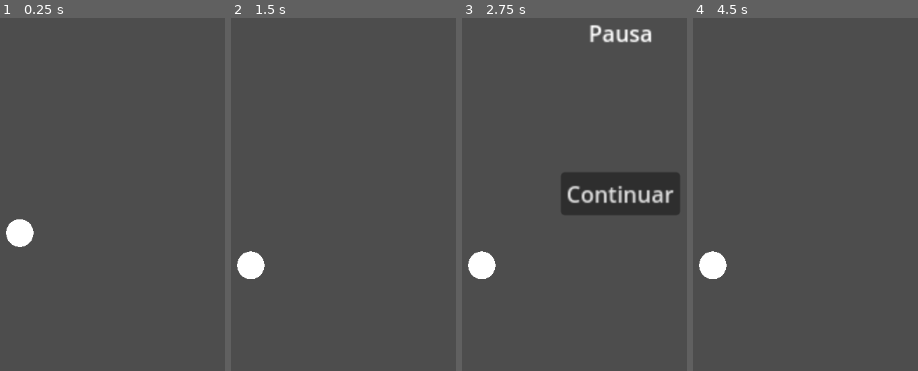
Above: before the commit, frames 1-4 (left to right).
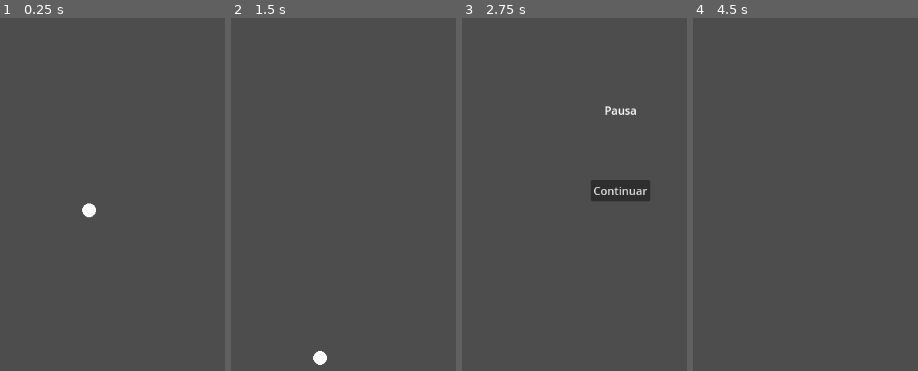
Above: after the commit, the same moments.

Repository: benjaNygit/Godot-ball-jump
Game: Godot game, scene res://Scenes/main.tscn
Two runs of this game, one before a commit and one after it. Both use one fixed random seed, a clock stepped at 60 frames per second and the inputs below. The project has no main scene, so this scene is started directly.
Inputs:
- Up to frame 1 (0.25 s): no input
- Up to frame 2 (1.5 s): tap Enter (ui_accept) at 0.5, 0.6 s; tap Space (Jump, bound only after the commit) at 0.77, 0.8, 1.07 s; click "Continuar" at 1.25 s
- Up to frame 3 (2.75 s): tap Enter (ui_accept) at 2, 2.3 s; tap Space (Jump, bound only after the commit) at 2.1, 2.27, 2.57 s
- Up to frame 4 (4.5 s): click "Continuar" at 2.75 s; tap Enter (ui_accept) at 3.5, 3.6 s; tap Space (Jump, bound only after the commit) at 3.8 s; click "Continuar" at 4.25 s

The runs differ from the first frame. In frame 1, 1.0% of the frame differs, in the area x 2-43%, y 52-65%; in frame 2, 1.0%; in frame 3, 6.7%, in the area x 2-97%, y 1-74%; in frame 4, 0.8%.

Commit message:
Ajustes en los controler y el player controller

Diff:
--- a/Scenes/main.tscn
+++ b/Scenes/main.tscn
@@ -6,8 +6,16 @@
 [sub_resource type="RectangleShape2D" id="RectangleShape2D_uuw1y"]
 size = Vector2(203, 20)
 
+[sub_resource type="RectangleShape2D" id="RectangleShape2D_6cklk"]
+size = Vector2(189, 20)
+
 [node name="Main" type="Node2D"]
 script = ExtResource("1_2wh22")
+
+[node name="Main Camera" type="Camera2D" parent="."]
+
+[node name="Player" parent="." instance=ExtResource("1_3mhav")]
+position = Vector2(-100, 0)
 
 [node name="Pause Menu" type="Control" parent="."]
 process_mode = 3
@@ -51,20 +59,17 @@
 grow_vertical = 2
 text = "Continuar"
 
-[node name="Player" parent="." instance=ExtResource("1_3mhav")]
-position = Vector2(-100, 0)
+[node name="Limit Superior" type="StaticBody2D" parent="."]
 
-[node name="StaticBody2D" type="StaticBody2D" parent="."]
-
-[node name="CollisionShape2D2" type="CollisionShape2D" parent="StaticBody2D"]
-position = Vector2(-62, -153)
+[node name="CollisionShape2D" type="CollisionShape2D" parent="Limit Superior"]
+position = Vector2(-102, -334)
 shape = SubResource("RectangleShape2D_uuw1y")
 
-[node name="CollisionShape2D" type="CollisionShape2D" parent="StaticBody2D"]
-position = Vector2(2, 76)
-shape = SubResource("RectangleShape2D_uuw1y")
+[node name="Kill Zone" type="Area2D" parent="."]
 
-[node name="Camera2D" type="Camera2D" parent="."]
-zoom = Vector2(2, 2)
+[node name="CollisionShape2D" type="CollisionShape2D" parent="Kill Zone"]
+position = Vector2(-95, 334)
+shape = SubResource("RectangleShape2D_6cklk")
+debug_color = Color(0.941176, 0, 0, 0.419608)
 
 [connection signal="pressed" from="Pause Menu/Button" to="." method="unpause"]
--- a/Scripts/GameController.gd
+++ b/Scripts/GameController.gd
@@ -4,8 +4,11 @@
 func _input(event):
 	if Input.is_action_just_pressed("Pause"):
 		if not get_tree().paused:
-			$"Pause Menu".show()
-			get_tree().paused = not get_tree().paused
+			pause()
+
+func pause():
+	$"Pause Menu".show()
+	get_tree().paused = not get_tree().paused
 
 # Despausar el juego
 func unpause():
--- a/Scripts/PlayerController.gd
+++ b/Scripts/PlayerController.gd
@@ -12,7 +12,7 @@
 	velocity.y += gravity * delta
 
 	# Handle Jump.
-	if Input.is_action_just_pressed("ui_accept") and is_on_floor():
+	if Input.is_action_just_pressed("Jump"):
 		velocity.y = JUMP_VELOCITY
 
 	move_and_slide()
--- a/project.godot
+++ b/project.godot
@@ -24,5 +24,13 @@
 "deadzone": 0.5,
 "events": [Object(InputEventKey,"resource_local_to_scene":false,"resource_name":"","device":-1,"window_id":0,"alt_press …(182 unchanged characters)…
 , Object(InputEventKey,"resource_local_to_scene":false,"resource_name":"","device":-1,"window_id":0,"alt_pressed":false,"shift_pressed":false,"ctrl_pressed":false,"meta_pressed":false,"pressed":false,"keycode":0,"physical_keycode":4194309,"key_label":0,"unicode":0,"echo":false,"script":null)
+, Object(InputEventJoypadButton,"resource_local_to_scene":false,"resource_name":"","device":-1,"button_index":6,"pressure":0.0,"pressed":true,"script":null)
 ]
 }
+Jump={
+"deadzone": 0.5,
+"events": [Object(InputEventKey,"resource_local_to_scene":false,"resource_name":"","device":-1,"window_id":0,"alt_pressed":false,"shift_pressed":false,"ctrl_pressed":false,"meta_pressed":false,"pressed":false,"keycode":0,"physical_keycode":32,"key_label":0,"unicode":32,"echo":false,"script":null)
+, Object(InputEventMouseButton,"resource_local_to_scene":false,"resource_name":"","device":-1,"window_id":0,"alt_pressed":false,"shift_pressed":false,"ctrl_pressed":false,"meta_pressed":false,"button_mask":0,"position":Vector2(0, 0),"global_position":Vector2(0, 0),"factor":1.0,"button_index":1,"canceled":false,"pressed":false,"double_click":false,"script":null)
+, Object(InputEventJoypadButton,"resource_local_to_scene":false,"resource_name":"","device":-1,"button_index":0,"pressure":0.0,"pressed":true,"script":null)
+]
+}
Not shown: 1 places in Scenes/main.tscn that only renumber resources
